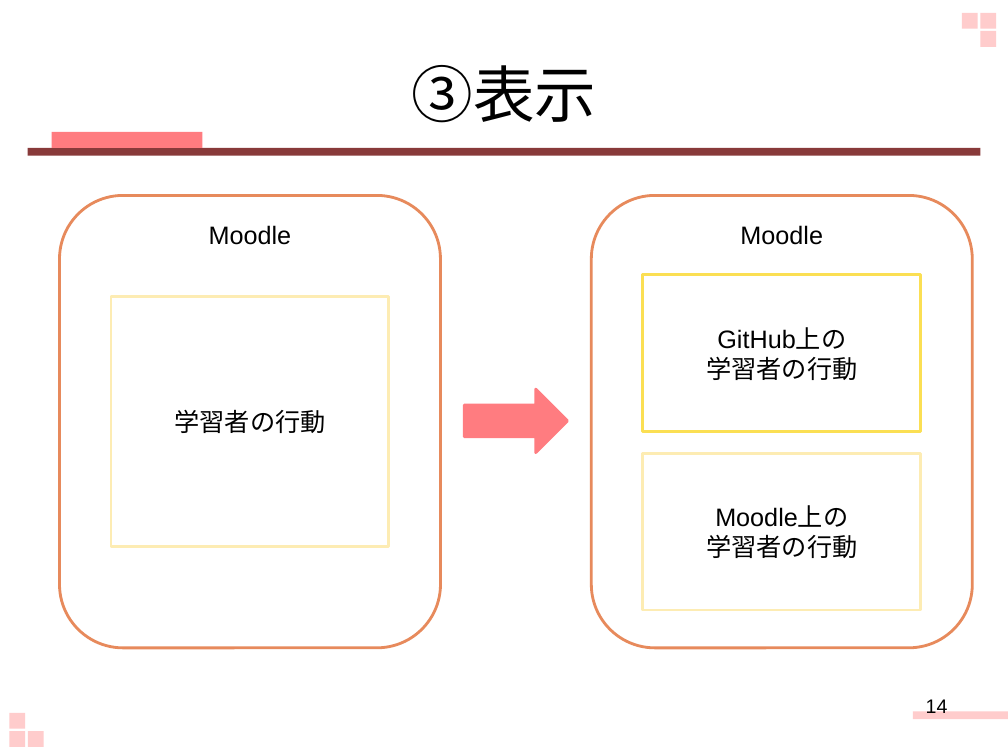
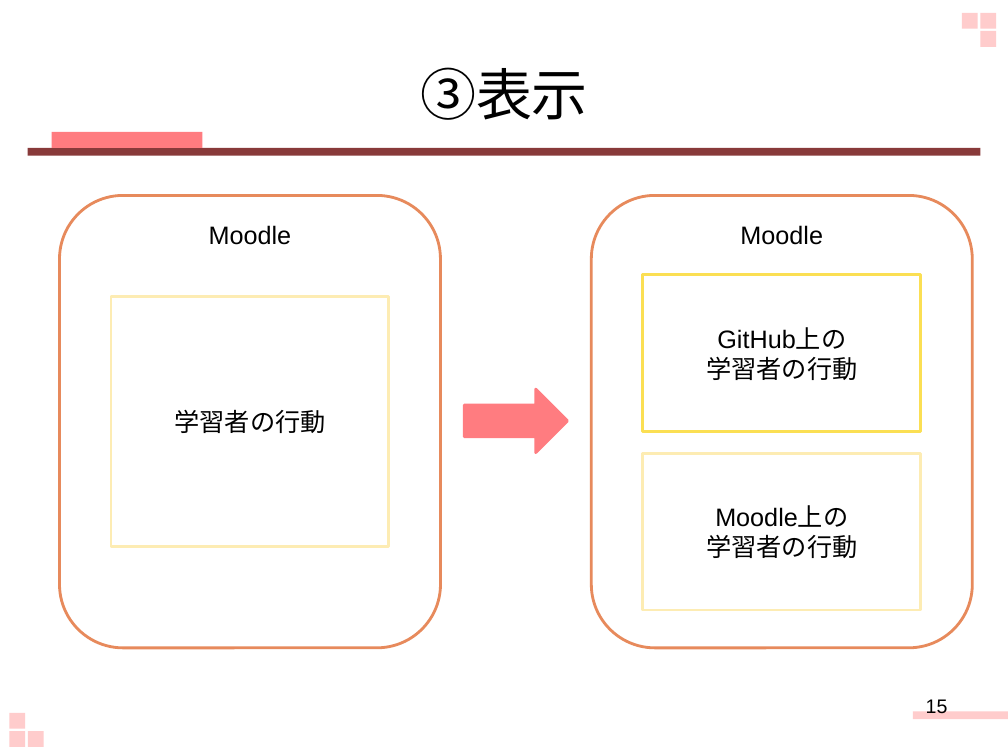
Before and after one commit to keimatsui/kadai, a slide deck: slide 15 of 卒業論文/2012/野口杏子/最終発表.pptx (slide 14 before the commit). Drawn at 1008x756 pixels with LibreOffice and Linux fonts; fonts in the diff are those of the drawing. Boxes give left, top, right and bottom in pixels: in the first picture for what was removed or moved away, otherwise in the second. Text is boxed around its words. In the diff, an @@ line names an element or a change of style, - is before the commit and + after.

```diff
--- a/卒業論文/2012/野口杏子/最終発表.pptx
+++ b/卒業論文/2012/野口杏子/最終発表.pptx
@@ title "③表示" at (x1=420, y1=67, x2=588, y2=120): size 44 to 40 pt @@
@@ page number at (x1=926, y1=699, x2=948, y2=714): text changed @@
-14
+15
```
Also in this commit, not shown: 15 other slides changed, 1 slide added.
